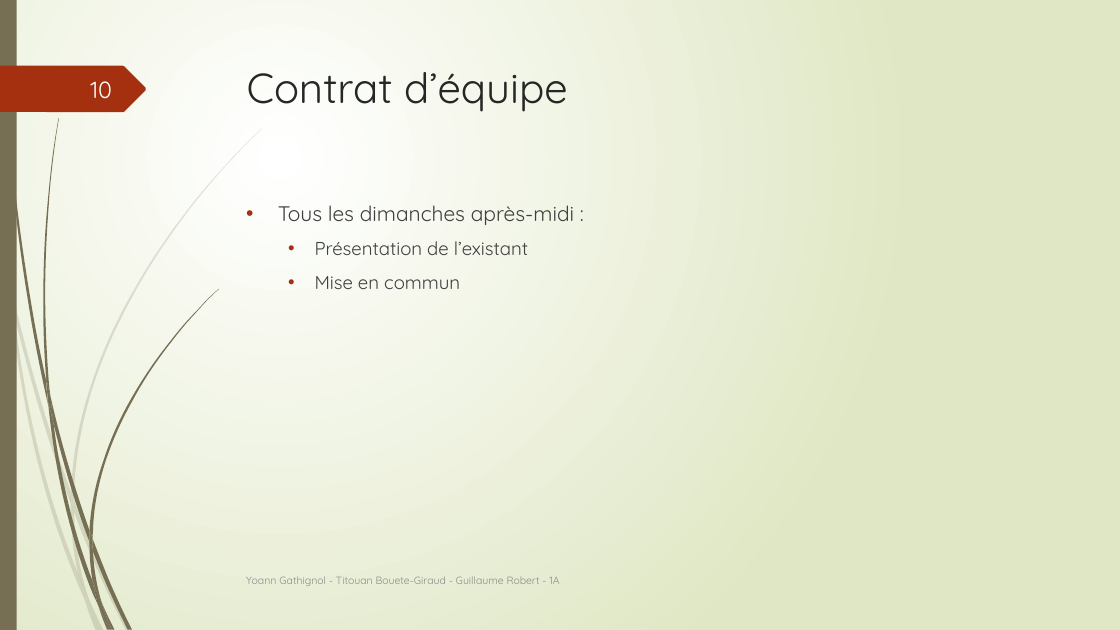
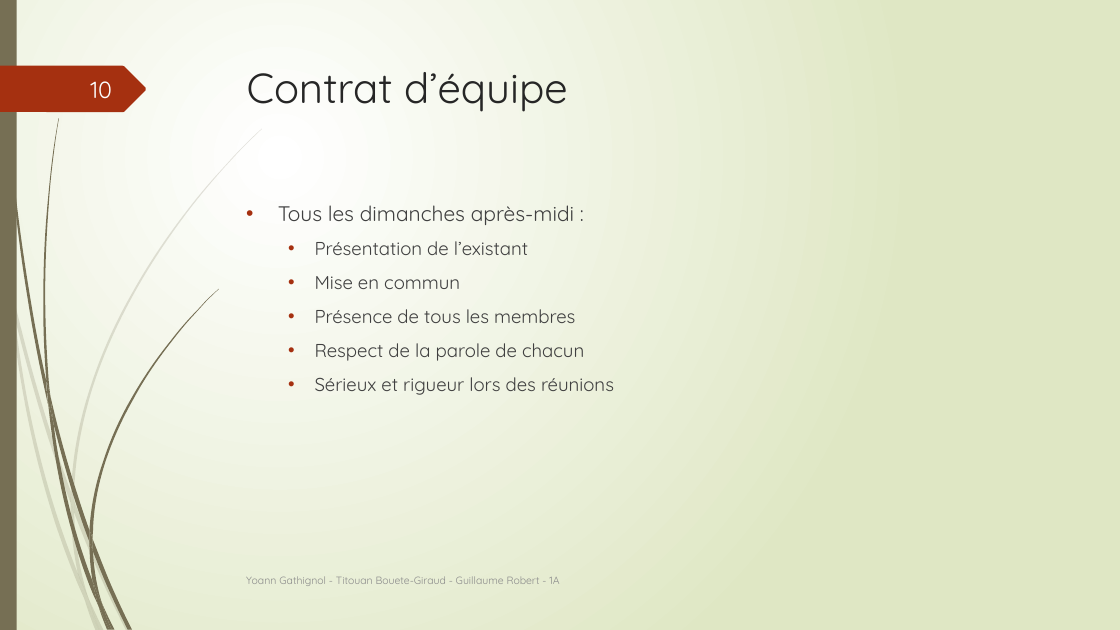
Before and after one commit to Guyoms/PTUT2016, a slide deck: slide 10 of SOUTENANCE/I HEAR I SAY.pptx. Drawn at 1120x630 pixels with LibreOffice and Linux fonts; fonts in the diff are those of the drawing. Boxes give left, top, right and bottom in pixels: in the first picture for what was removed or moved away, otherwise in the second. Text is boxed around its words. In the diff, an @@ line names an element or a change of style, - is before the commit and + after.

Commit message:
Update contrat d'équipe

```diff
--- a/SOUTENANCE/I HEAR I SAY.pptx
+++ b/SOUTENANCE/I HEAR I SAY.pptx
@@ text at box(315, 309, 614, 395): paragraphs added @@
+  • Présence de tous les membres
+  • Respect de la parole de chacun
+  • Sérieux et rigueur lors des réunions
```
